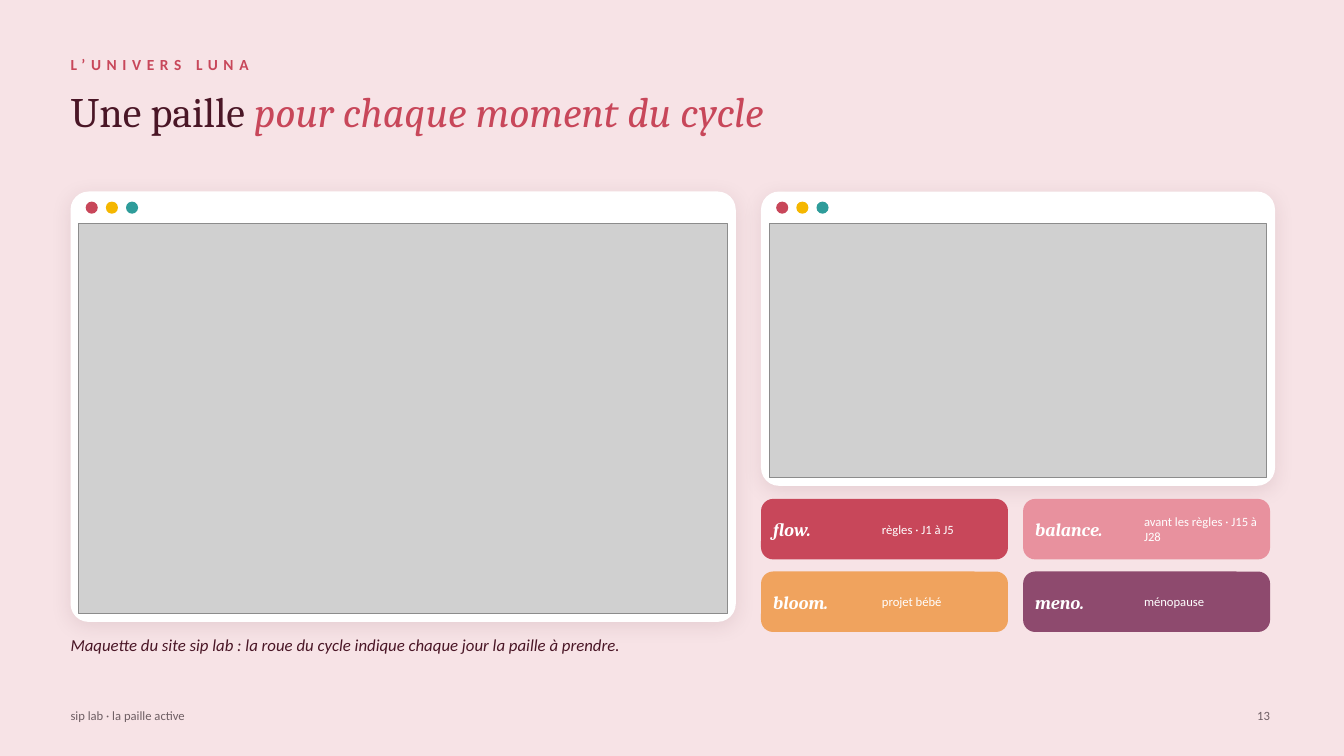
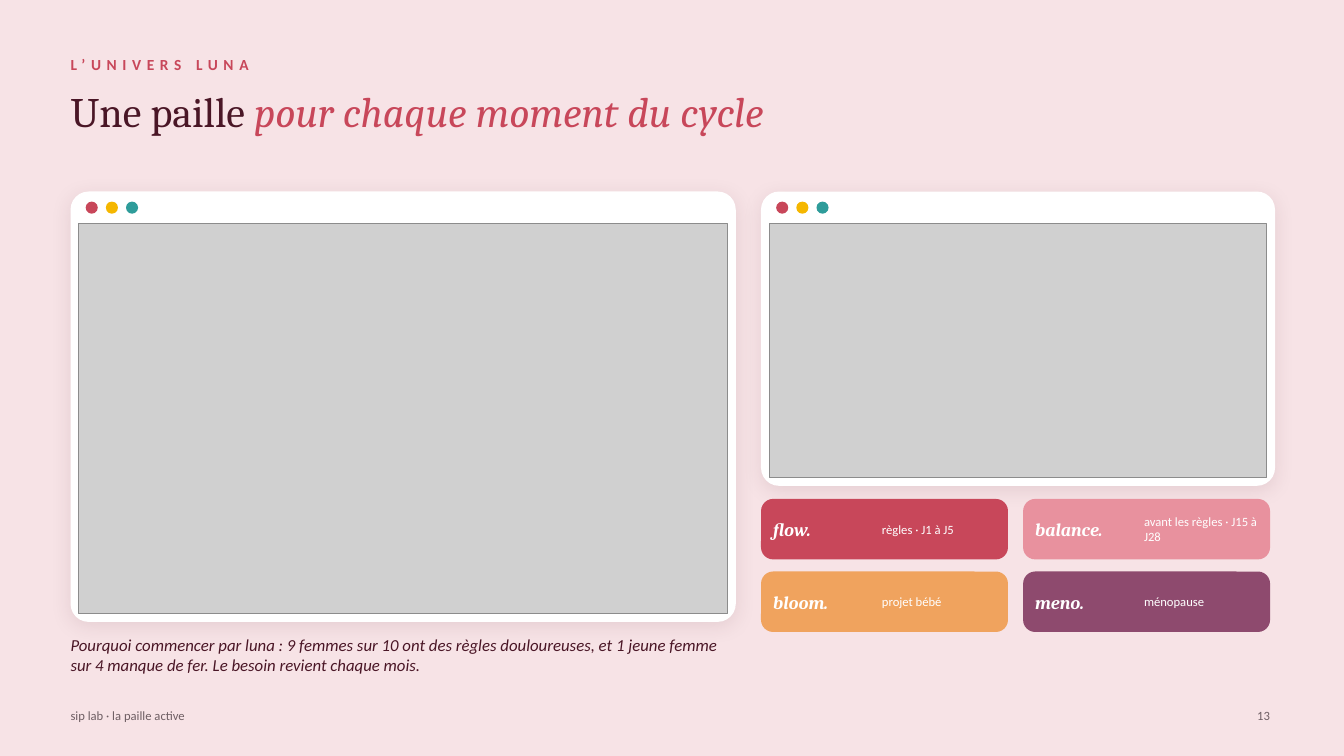
Before and after one commit to nisrine-max/mon-sitee, a slide deck: slide 13 of Dossier_sip_lab/10_Pitchs_et_presentations/Pitch_PEPITE_sip_lab.pptx. Drawn at 1344x756 pixels with LibreOffice and Linux fonts; fonts in the diff are those of the drawing; grey boxes stand for pictures. Boxes give left, top, right and bottom in pixels: in the first picture for what was removed or moved away, otherwise in the second. Text is boxed around its words. In the diff, an @@ line names an element or a change of style, - is before the commit and + after.

```diff
--- a/Dossier_sip_lab/10_Pitchs_et_presentations/Pitch_PEPITE_sip_lab.pptx
+++ b/Dossier_sip_lab/10_Pitchs_et_presentations/Pitch_PEPITE_sip_lab.pptx
@@ text at bbox=[71, 639, 716, 674]: text changed @@
-Maquette du site sip lab : la roue du cycle indique chaque jour la paille à prendre.
+Pourquoi commencer par luna : 9 femmes sur 10 ont des règles douloureuses, et 1 jeune femme sur 4 manque de fer. Le besoin revient chaque mois.
```
Also in this commit, not shown: 1 other slide changed, 1 slide added, 1 slide removed, 1 other file.
